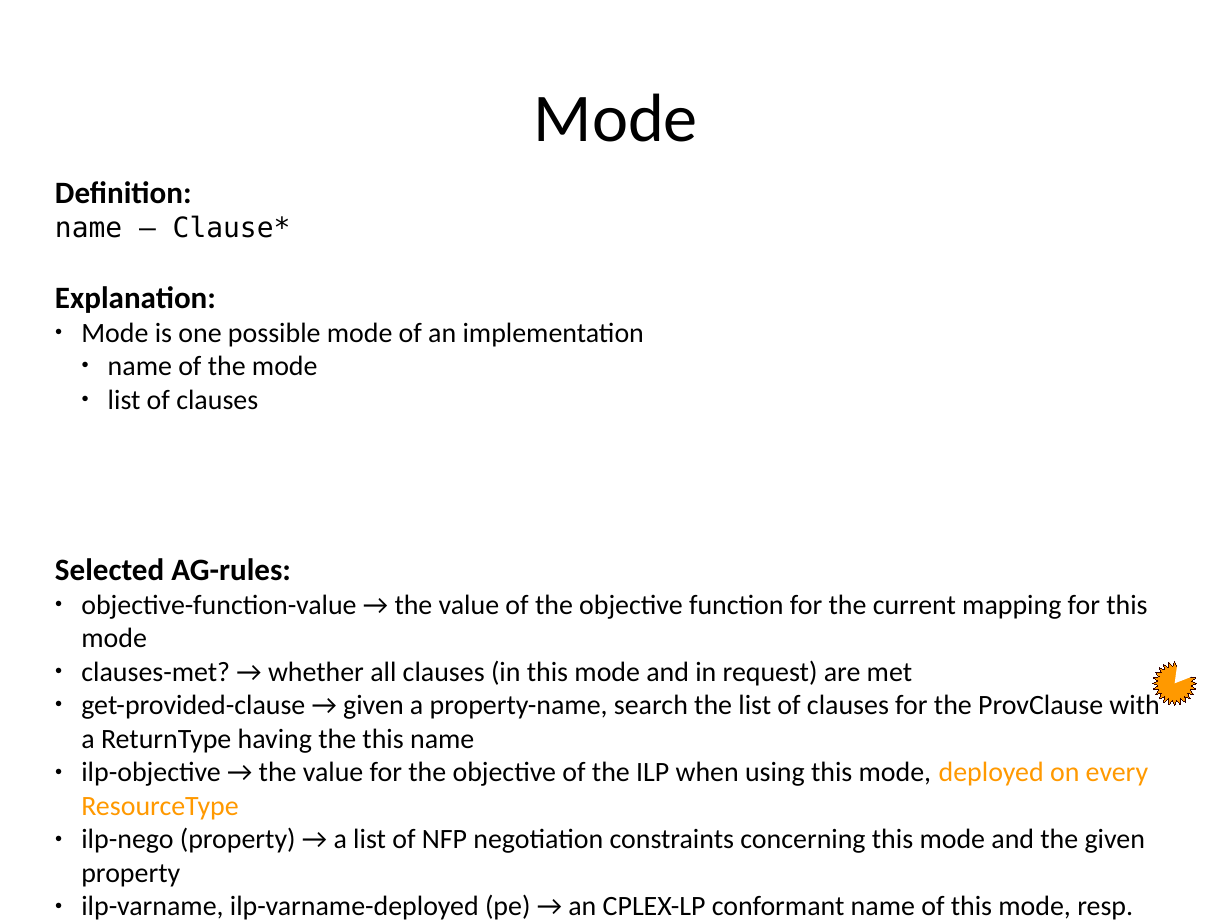
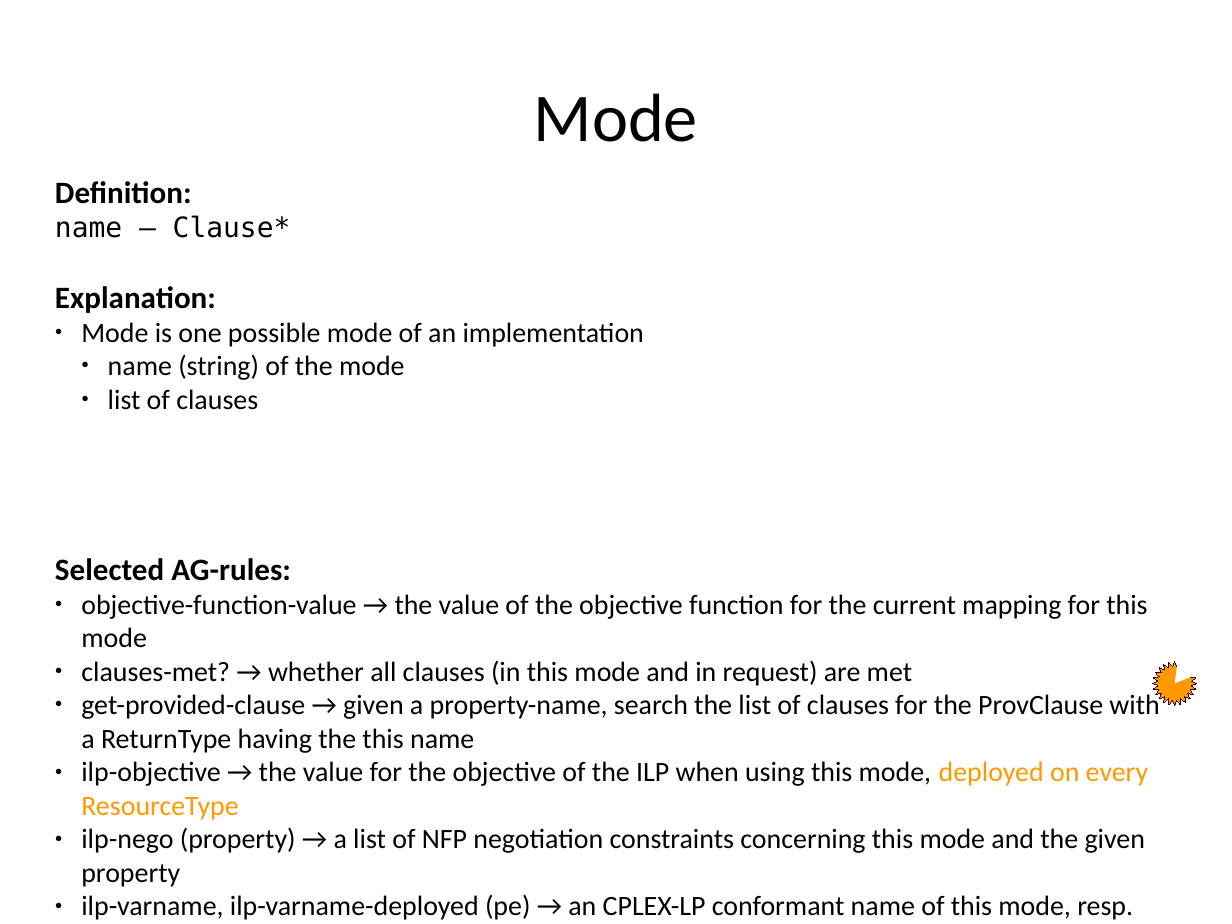
Before and after one commit to rene-schoene/racr-mquat, a slide deck: slide 26 of doc/the-model.odp. Drawn at 1232x924 pixels with LibreOffice and Linux fonts; fonts in the diff are those of the drawing. Boxes give left, top, right and bottom in pixels: in the first picture for what was removed or moved away, otherwise in the second. Text is boxed around its words. In the diff, an @@ line names an element or a change of style, - is before the commit and + after.

```diff
--- a/doc/the-model.odp
+++ b/doc/the-model.odp
@@ text at bbox=[108, 354, 405, 380]: text changed @@
-  ● name of the mode
+  ● name (string) of the mode
```
Also in this commit, not shown: 14 other slides changed, 2 slides added, 1 other file.
